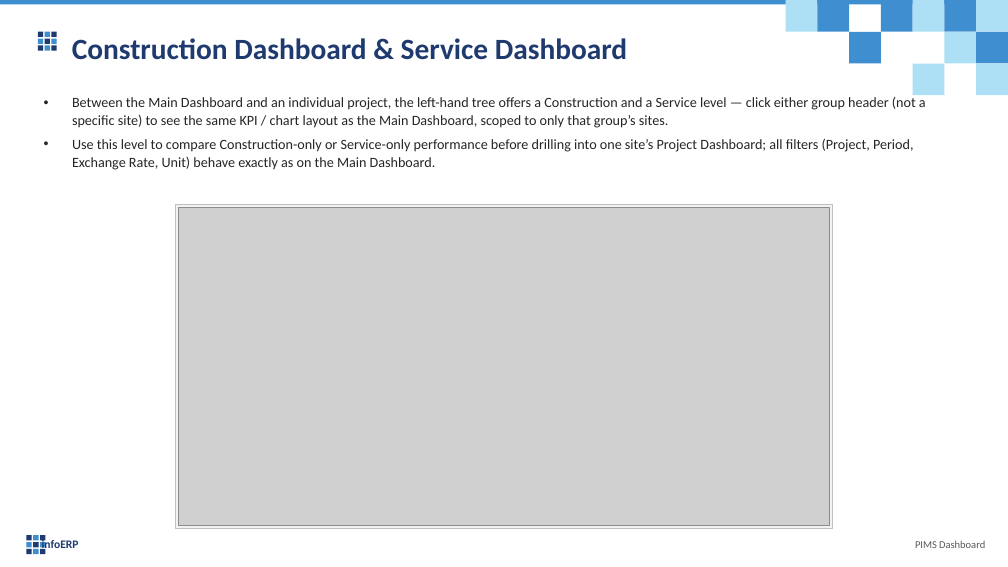
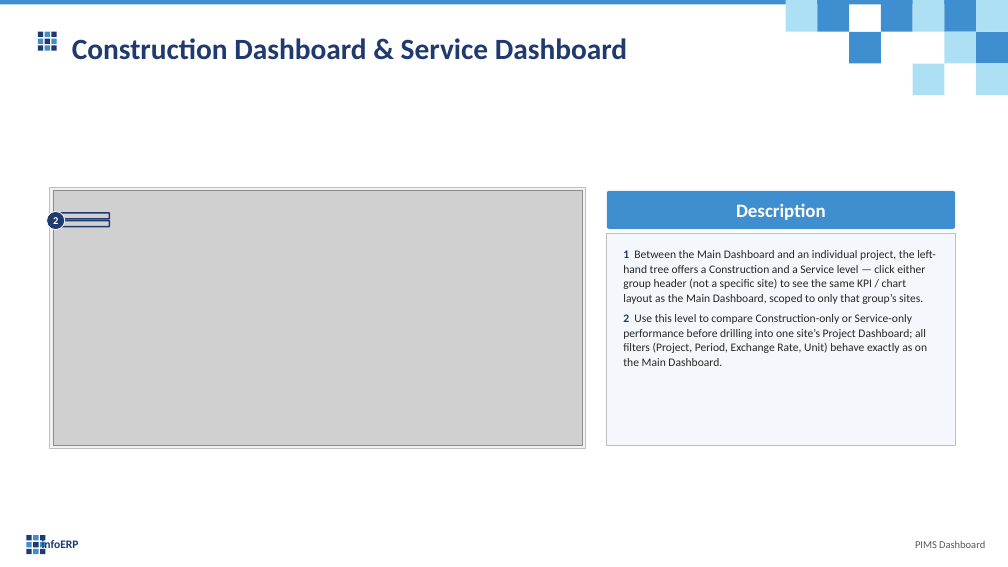
Before and after one commit to truongCLT/PIMS-DASHBOARD, a slide deck: slide 6 of docs/PIMS_Dashboard_User_Guide_V1.pptx. Drawn at 1008x567 pixels with LibreOffice and Linux fonts; fonts in the diff are those of the drawing; grey boxes stand for pictures. Boxes give left, top, right and bottom in pixels: in the first picture for what was removed or moved away, otherwise in the second. Text is boxed around its words. In the diff, an @@ line names an element or a change of style, - is before the commit and + after.

```diff
--- a/docs/PIMS_Dashboard_User_Guide_V1.pptx
+++ b/docs/PIMS_Dashboard_User_Guide_V1.pptx
@@ rectangle: place and size @@
-rectangle at [175, 205, 833, 529]
+rectangle at [50, 188, 585, 448]
@@ picture: place and size @@
-picture at [178, 208, 830, 526]
+picture at [53, 191, 582, 445]
@@ rounded rectangle added at [607, 191, 956, 228], fill #3F8FD0, 18 pt, text #FFFFFF, bold @@
+Description
@@ ellipse added at [47, 212, 65, 230], fill #1F3A6E, outline #FFFFFF 0.75 pt, 10 pt, text #FFFFFF, bold @@
+2
@@ rounded rectangle added at [56, 213, 110, 219], outline #1F3A6E 1.5 pt @@
@@ rounded rectangle added at [56, 221, 110, 227], outline #1F3A6E 1.5 pt @@
@@ rectangle added at [607, 234, 956, 445], fill #F4F8FD, outline #BFBFBF 0.75 pt @@
@@ text at [623, 250, 936, 366]: text changed; size 13.5 to 11 pt @@
-• Between the Main Dashboard and an individual project, the left-hand tree offers a Construction and a Service level — click either group header (not a specific site) to see the same KPI / chart layout as the Main Dashboard, scoped to only that group’s sites.
-• Use this level to compare Construction-only or Service-only performance before drilling into one site’s Project Dashboard; all filters (Project, Period, Exchange Rate, Unit) behave exactly as on the Main Dashboard.
+1 Between the Main Dashboard and an individual project, the left-hand tree offers a Construction and a Service level — click either group header (not a specific site) to see the same KPI / chart layout as the Main Dashboard, scoped to only that group’s sites.
+2 Use this level to compare Construction-only or Service-only performance before drilling into one site’s Project Dashboard; all filters (Project, Period, Exchange Rate, Unit) behave exactly as on the Main Dashboard.
```
Also in this commit, not shown: 29 other slides changed, 2 other files.
